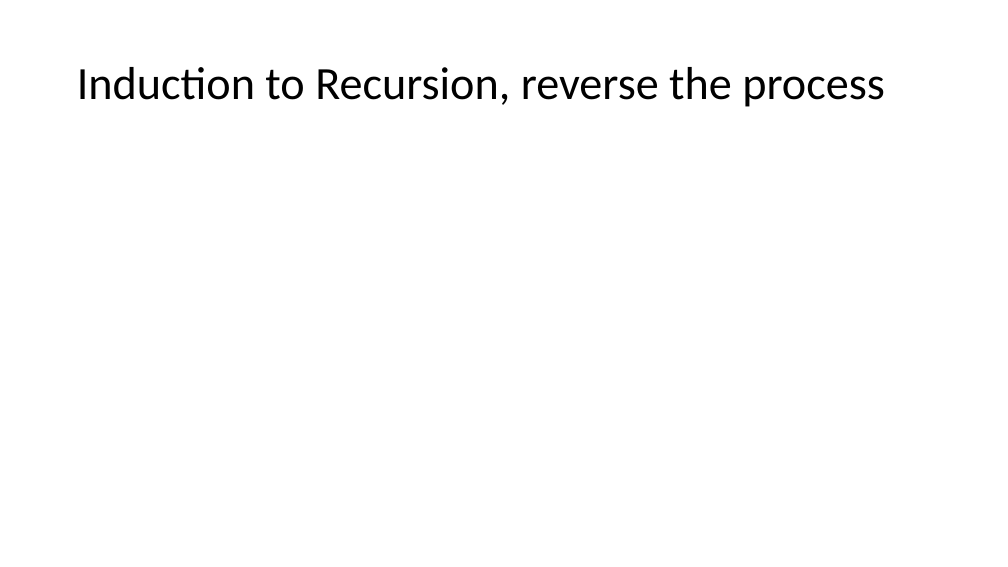
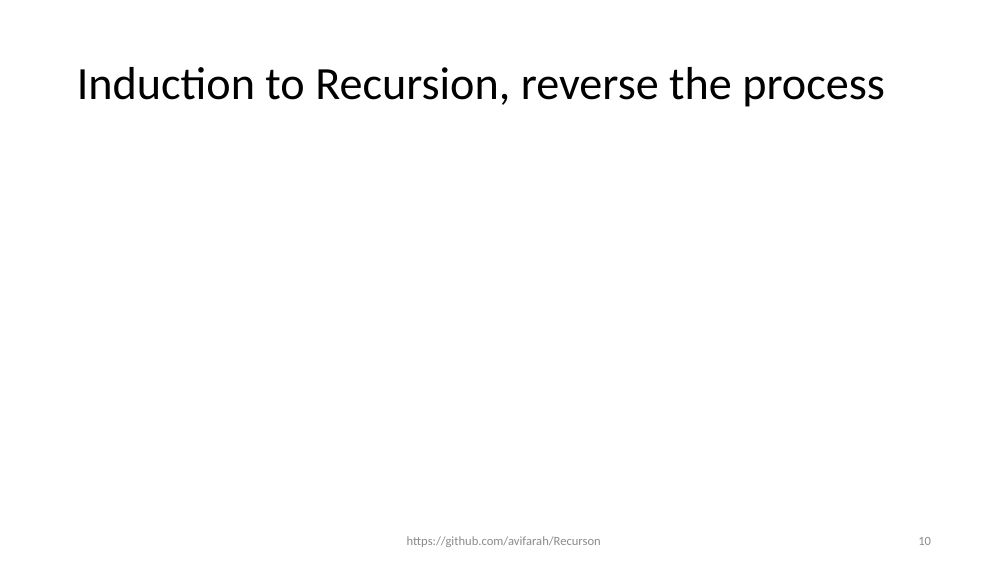
Before and after one commit to avifarah/Recursion, a slide deck: slide 10 of Recursion.pptx. Drawn at 1008x567 pixels with LibreOffice and Linux fonts; fonts in the diff are those of the drawing; grey boxes stand for pictures. Boxes give left, top, right and bottom in pixels: in the first picture for what was removed or moved away, otherwise in the second. Text is boxed around its words. In the diff, an @@ line names an element or a change of style, - is before the commit and + after.

```diff
--- a/Recursion.pptx
+++ b/Recursion.pptx
@@ text added at box(407, 536, 601, 547), 12 pt, text #8C8C8C @@
+https://github.com/avifarah/Recurson
@@ page number added at box(918, 537, 931, 545), 12 pt, text #8C8C8C @@
+10
```
Also in this commit, not shown: 9 other slides changed.
